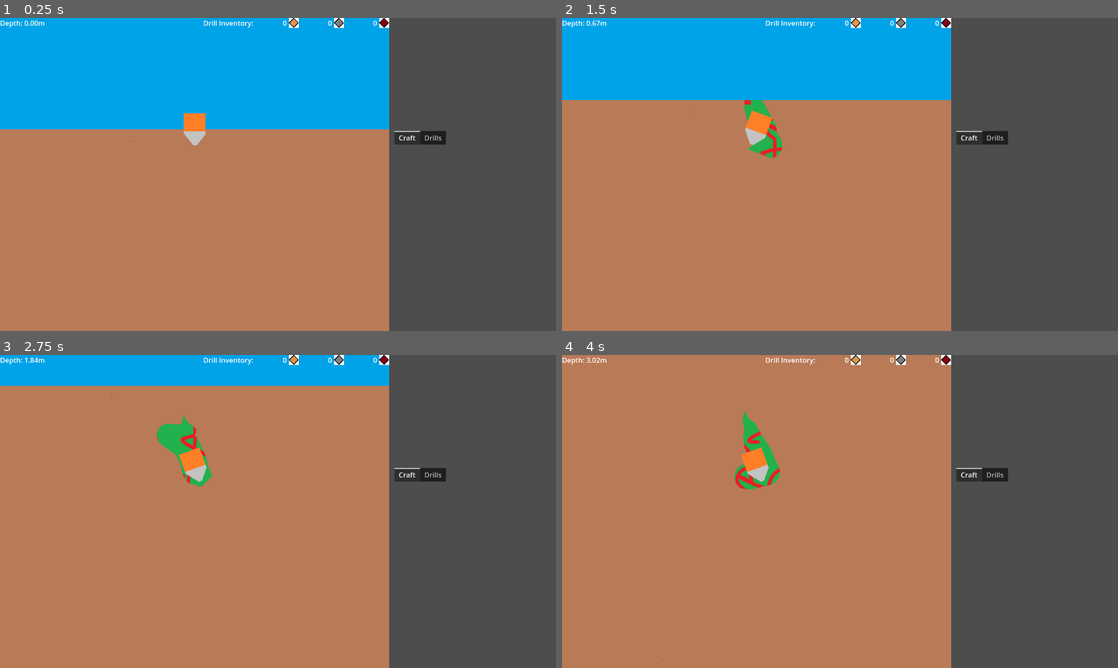
Above: before the commit, frames 1-4 (two rows, left to right).
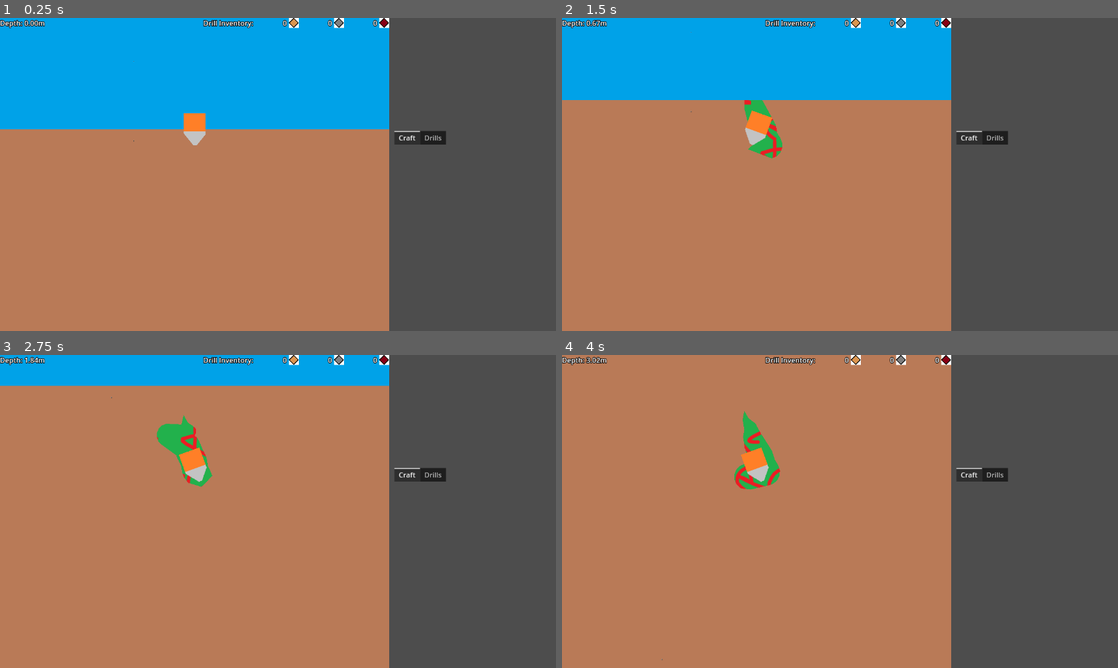
Above: after the commit, the same moments.

Repository: aNotSoCleverName/mechanicore
Game: Godot game, scene res://Main.tscn
Two runs of this game, one before a commit and one after it. Both use one fixed random seed, a clock stepped at 60 frames per second and the inputs below.
Inputs:
- Up to frame 1 (0.25 s): no input
- Up to frame 2 (1.5 s): tap Enter at 0.5 s; hold D 0.53-1.28 s; tap Space at 0.77 s; hold A from 1.28 s (still down)
- Up to frame 3 (2.75 s): tap Space at 1.52 s; release A at 2.03 s; hold D from 2.03 s (still down)
- Up to frame 4 (4 s): tap Space at 3.02, 3.77 s; release D at 3.53 s; hold A from 3.53 s (still down)

The runs differ from the first frame. In frame 1, 0.3% of the frame differs, in the area x 0-68%, y 0-4%; in frame 2, 0.3%; in frame 3, 0.3%; in frame 4, 0.3%.

Commit message:
Created label settings with outline

Diff:
--- a/Endless Run/Top Bar/Ore Inventory.tscn
+++ b/Endless Run/Top Bar/Ore Inventory.tscn
@@ -1,6 +1,7 @@
-[gd_scene load_steps=2 format=3 uid="uid://qe41hew0ptdg"]
+[gd_scene load_steps=3 format=3 uid="uid://qe41hew0ptdg"]
 
 [ext_resource type="Script" path="res://Endless Run/Top Bar/Ore Inventory.gd" id="1_4i217"]
+[ext_resource type="LabelSettings" uid="uid://ij0ls7r7u6aq" path="res://Simple Label.tres" id="2_4j0hc"]
 
 [node name="Ore Inventory" type="HBoxContainer"]
 custom_minimum_size = Vector2(100, 0)
@@ -13,6 +14,7 @@
 layout_mode = 2
 size_flags_horizontal = 3
 text = "0"
+label_settings = ExtResource("2_4j0hc")
 horizontal_alignment = 2
 
 [node name="Icon" type="TextureRect" parent="."]
--- a/Endless Run/Top Bar/Top Bar.tscn
+++ b/Endless Run/Top Bar/Top Bar.tscn
@@ -1,6 +1,7 @@
-[gd_scene load_steps=6 format=3 uid="uid://dllakqtlni1xh"]
+[gd_scene load_steps=7 format=3 uid="uid://dllakqtlni1xh"]
 
 [ext_resource type="Script" path="res://Endless Run/Top Bar/Depth Meter.gd" id="1_a2sm2"]
+[ext_resource type="LabelSettings" uid="uid://ij0ls7r7u6aq" path="res://Simple Label.tres" id="1_u3b54"]
 [ext_resource type="PackedScene" uid="uid://qe41hew0ptdg" path="res://Endless Run/Top Bar/Ore Inventory.tscn" id="2_i2tk7"]
 [ext_resource type="Texture2D" uid="uid://kpyugmno047" path="res://Endless Run/Ores/Placeholder - Ore1.png" id="3_boc4g"]
 [ext_resource type="Texture2D" uid="uid://cjhadim1ft6sj" path="res://Endless Run/Ores/Placeholder - Ore2.png" id="4_tto2n"]
@@ -18,6 +19,7 @@
 layout_mode = 2
 size_flags_horizontal = 3
 text = "Depth: 0m"
+label_settings = ExtResource("1_u3b54")
 script = ExtResource("1_a2sm2")
 
 [node name="Drill Inventory" type="HBoxContainer" parent="."]
@@ -26,6 +28,7 @@
 [node name="Label" type="Label" parent="Drill Inventory"]
 layout_mode = 2
 text = "Drill Inventory:"
+label_settings = ExtResource("1_u3b54")
 
 [node name="Ore Inventory" parent="Drill Inventory" instance=ExtResource("2_i2tk7")]
 layout_mode = 2
--- /dev/null
+++ b/Simple Label.tres
@@ -0,0 +1,5 @@
+[gd_resource type="LabelSettings" format=3 uid="uid://ij0ls7r7u6aq"]
+
+[resource]
+outline_size = 5
+outline_color = Color(0, 0, 0, 1)
